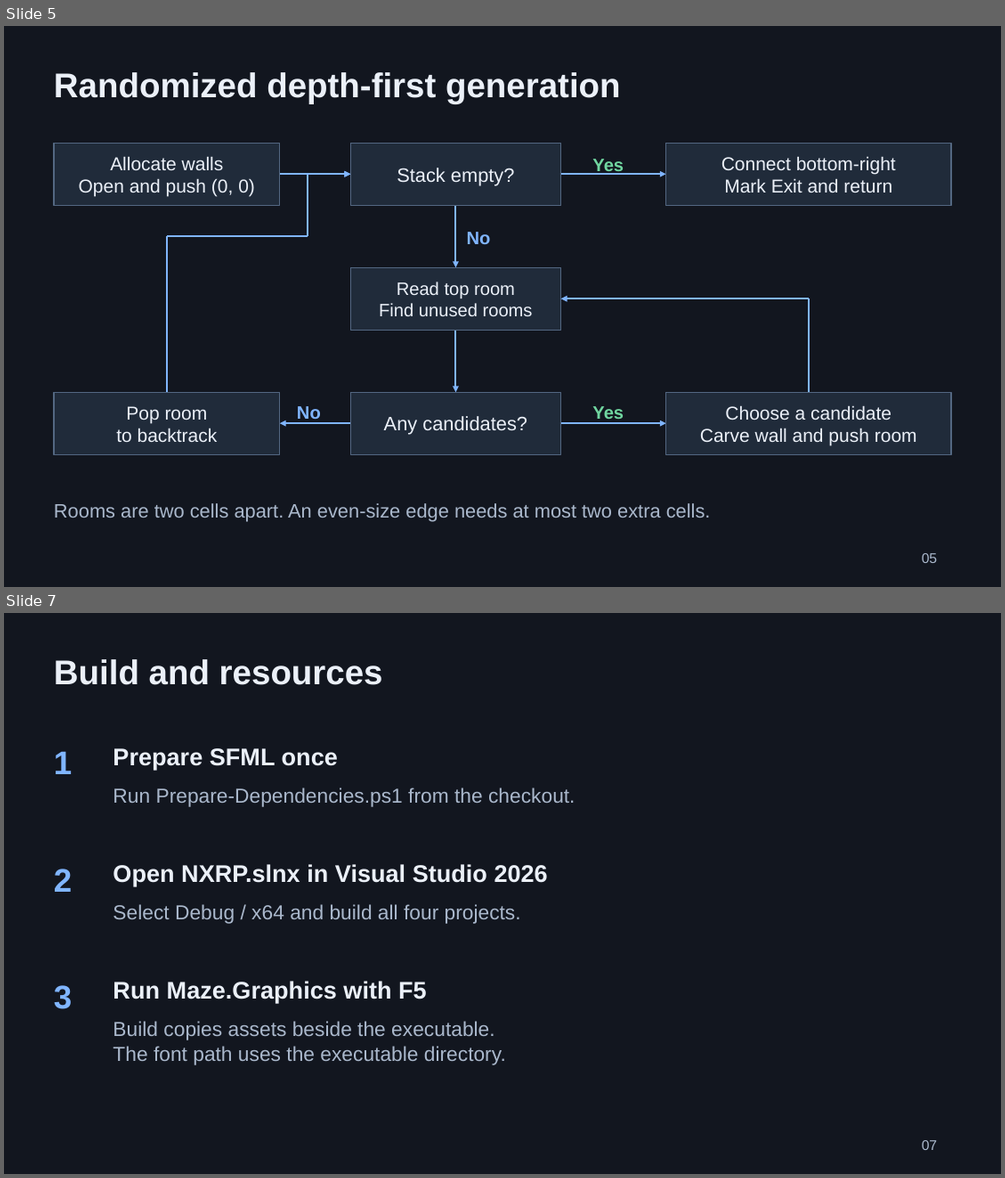
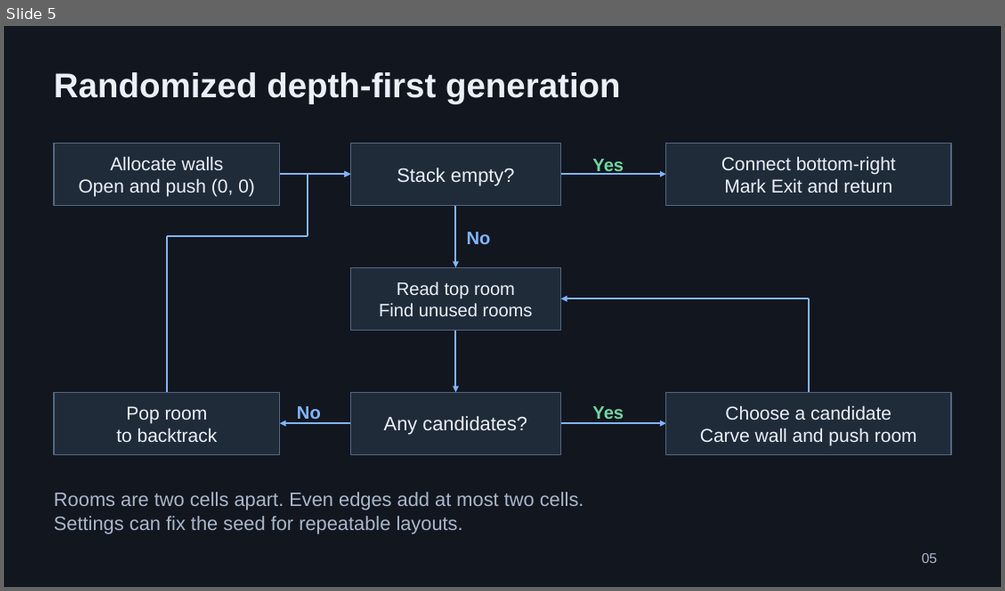
Before and after one commit to RMKolibarov24/NXRP, a slide deck: docs/NXRP_Defense.pptx. Shown one above the other, each under a label of ours: slides 5 and 7 before the commit, slide 5 after it; the slides between them are not shown. The pictures are 1005x1178 and 1005x591 pixels, drawn with LibreOffice and Linux fonts; fonts in the diff are those of the drawing. Boxes give left, top, right and bottom in pixels: in the first picture for what was removed or moved away, otherwise in the second. Text is boxed around its words. In the diff, an @@ line names an element or a change of style, - is before the commit and + after.

```diff
--- a/docs/NXRP_Defense.pptx
+++ b/docs/NXRP_Defense.pptx
@@ slide 7 removed at [4,613,1001,1174], background #12161F @@
@@ text removed at [54,659,383,685] @@
-Build and resources
@@ text removed at [54,751,72,774] @@
-1
@@ text removed at [113,748,338,770] @@
-Prepare SFML once
@@ text removed at [113,787,574,807] @@
-Run Prepare-Dependencies.ps1 from the checkout.
@@ text removed at [54,868,72,892] @@
-2
@@ text removed at [113,864,548,886] @@
-Open NXRP.slnx in Visual Studio 2026
@@ text removed at [113,904,521,924] @@
-Select Debug / x64 and build all four projects.
@@ text removed at [54,985,72,1009] @@
-3
@@ text removed at [113,981,427,1003] @@
-Run Maze.Graphics with F5
@@ text removed at [113,1021,506,1065] @@
-Build copies assets beside the executable.
-The font path uses the executable directory.
@@ text removed at [922,1140,937,1150] @@
-07
@@ slide 5 changed as well @@
@@ text at [54,491,584,533]: text changed @@
-Rooms are two cells apart. An even-size edge needs at most two extra cells.
+Rooms are two cells apart. Even edges add at most two cells.
+Settings can fix the seed for repeatable layouts.
```
Also in this commit, not shown: 8 other slides changed, 1 slide added, 5 other files.
